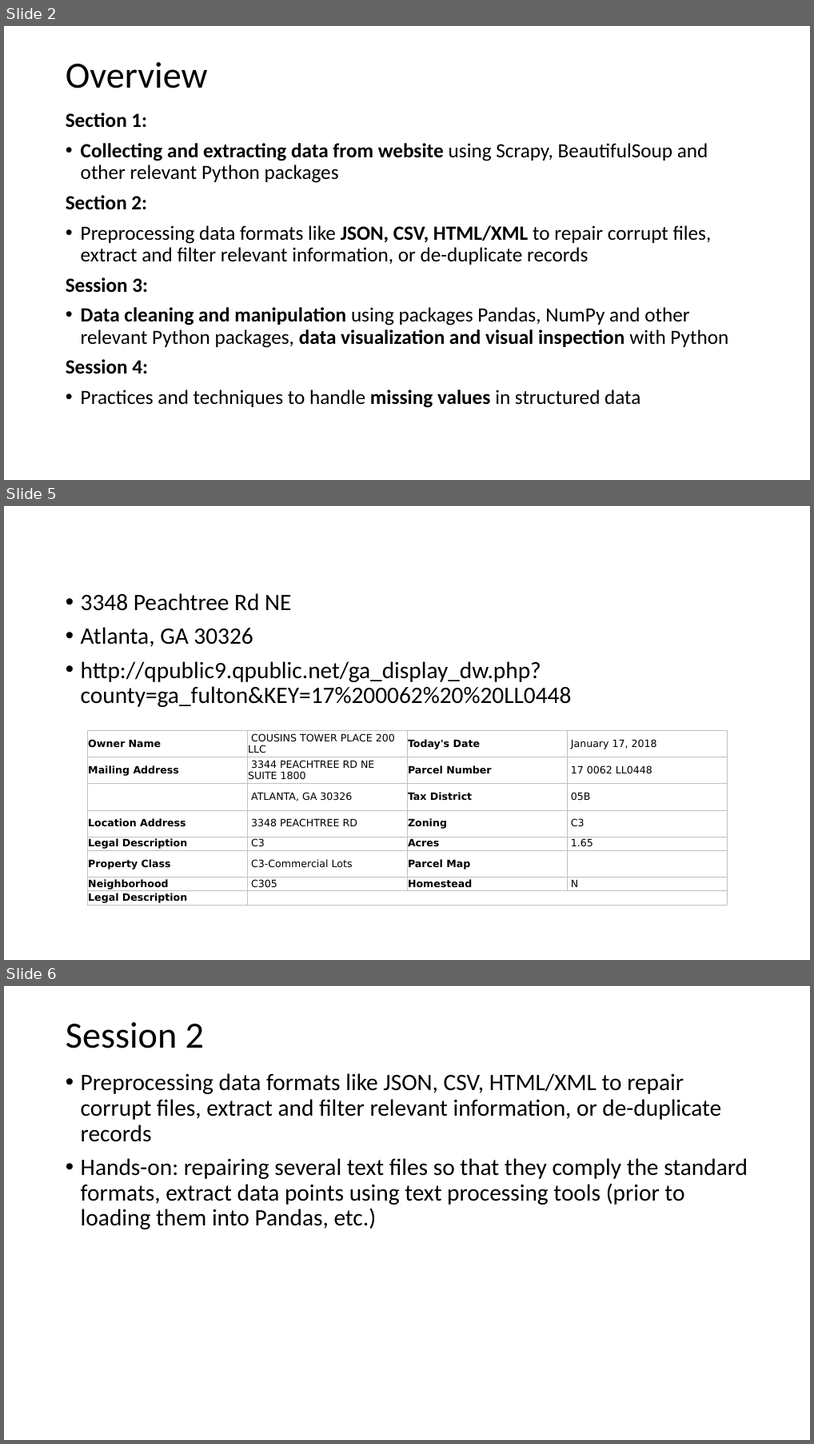
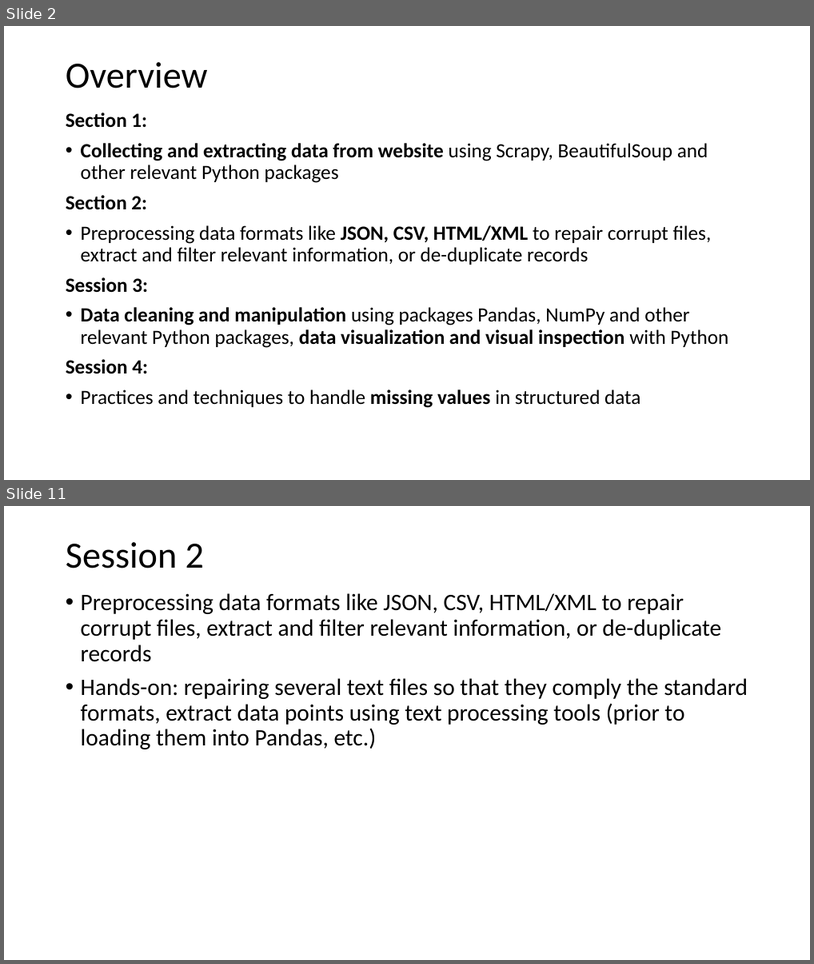
Before and after one commit to kingmolnar/Structured-Unstructured-Data-Collection-Storage-Cleaning-Preprocessing, a slide deck: 01-Web-Scraping/main.pptx. Shown one above the other, each under a label of ours: slides 2, 5 and 6 before the commit, slides 2 and 11 after it; the slides between them are not shown. The pictures are 814x1444 and 814x964 pixels, drawn with LibreOffice and Linux fonts; fonts in the diff are those of the drawing. Boxes give left, top, right and bottom in pixels: in the first picture for what was removed or moved away, otherwise in the second. Text is boxed around its words. In the diff, an @@ line names an element or a change of style, - is before the commit and + after.

```diff
--- a/01-Web-Scraping/main.pptx
+++ b/01-Web-Scraping/main.pptx
@@ slide 5 removed at bbox=[4, 506, 810, 960], background #FFFFFF @@
@@ text removed at bbox=[81, 593, 572, 707] @@
-• 3348 Peachtree Rd NE
-• Atlanta, GA 30326
-• http://qpublic9.qpublic.net/ga_display_dw.php?county=ga_fulton&KEY=17%200062%20%20LL0448
@@ table removed at bbox=[87, 731, 726, 906], 8 rows, 4 columns @@
-Owner Name | COUSINS TOWER PLACE 200 LLC | Today's Date | January 17, 2018
-Mailing Address | 3344 PEACHTREE RD NE SUITE 1800 | Parcel Number | 17 0062 LL0448
- | ATLANTA, GA 30326 | Tax District | 05B
-Location Address | 3348 PEACHTREE RD | Zoning | C3
-Legal Description | C3 | Acres | 1.65
-Property Class | C3-Commercial Lots | Parcel Map | 
-Neighborhood | C305 | Homestead | N
-Legal Description |  |  | 
@@ what was slide 6 is now slide 11 @@
```
Also in this commit, not shown: 7 slides added, 1 other slide removed.
